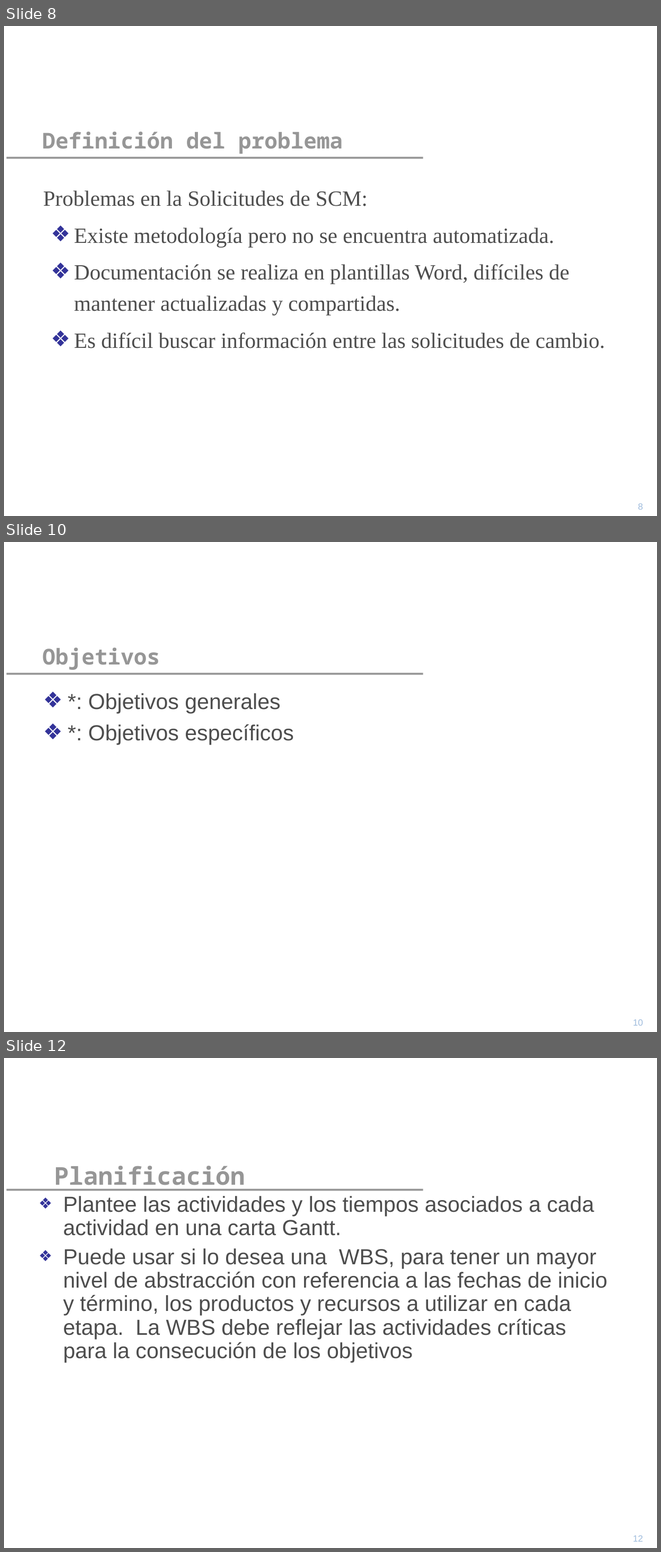
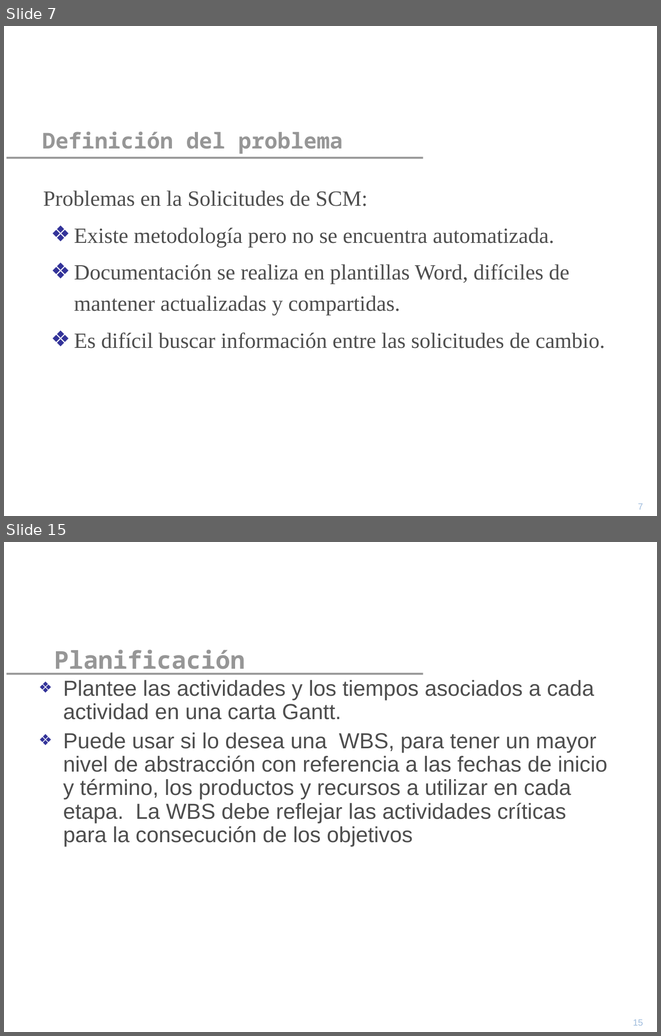
Before and after one commit to yano2h/TESIS, a slide deck: Informes/Propuesta/Precentacion_Propuesta.ppt. Shown one above the other, each under a label of ours: slides 8, 10 and 12 before the commit, slides 7 and 15 after it; the slides between them are not shown. The pictures are 661x1552 and 661x1036 pixels, drawn with LibreOffice and Linux fonts; fonts in the diff are those of the drawing; background and template pictures are left out. Boxes give left, top, right and bottom in pixels: in the first picture for what was removed or moved away, otherwise in the second. Text is boxed around its words. In the diff, an @@ line names an element or a change of style, - is before the commit and + after.

```diff
--- a/Informes/Propuesta/Precentacion_Propuesta.ppt
+++ b/Informes/Propuesta/Precentacion_Propuesta.ppt
@@ slide 10 removed at <box>4,542,657,1032</box>, background picture (left out); not listed: 1 template element that a slide beside it also shows @@
@@ title removed at <box>42,647,160,670</box> @@
-Objetivos
@@ text removed at <box>88,693,293,745</box> @@
-❖ *: Objetivos generales
-❖ *: Objetivos específicos
@@ page number removed at <box>633,1019,643,1025</box> @@
-10
@@ what was slide 8 is now slide 7 @@
@@ page number at <box>638,503,643,509</box>: text changed @@
-8
+7
@@ what was slide 12 is now slide 15 @@
@@ page number at <box>633,1019,643,1025</box>: text changed @@
-12
+15
```
Also in this commit, not shown: 1 slide changed, 8 slides added, 4 other slides removed.
